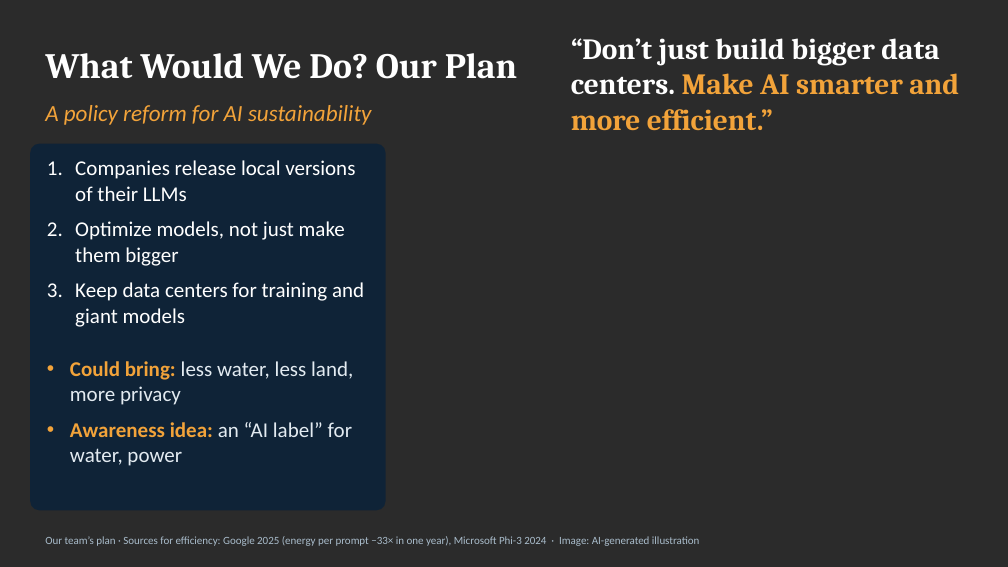
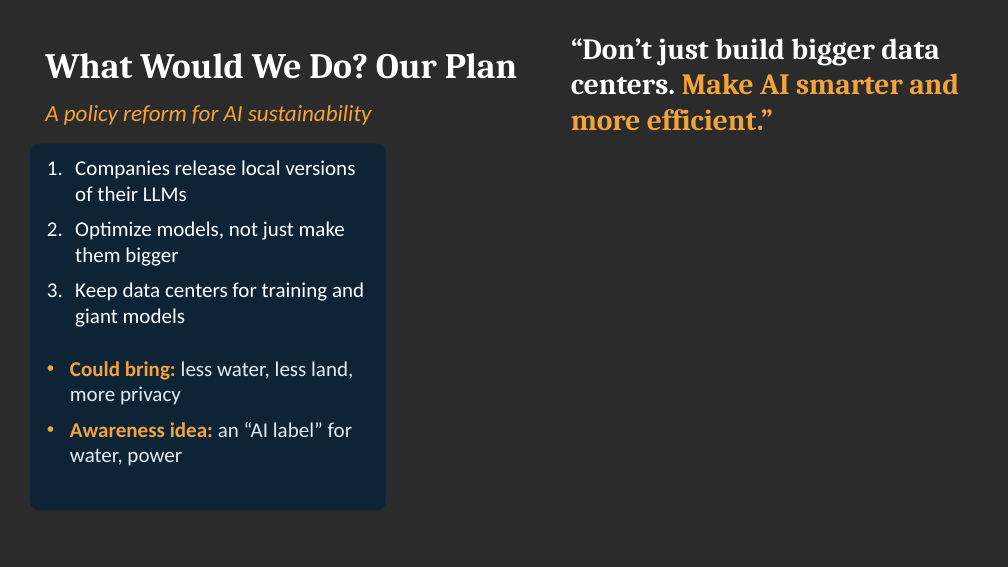
Before and after one commit to dekelelely/dekel12, a slide deck: slide 6 of ai-water-deck.pptx. Drawn at 1008x567 pixels with LibreOffice and Linux fonts; fonts in the diff are those of the drawing; background and template pictures are left out; a plain dark background stands for a picture behind light text. Boxes give left, top, right and bottom in pixels: in the first picture for what was removed or moved away, otherwise in the second. Text is boxed around its words. In the diff, an @@ line names an element or a change of style, - is before the commit and + after.

```diff
--- a/ai-water-deck.pptx
+++ b/ai-water-deck.pptx
@@ text removed at bbox=[45, 536, 700, 546] @@
-Our team’s plan · Sources for efficiency: Google 2025 (energy per prompt −33× in one year), Microsoft Phi-3 2024 · Image: AI-generated illustration
```
Also in this commit, not shown: 5 other slides changed, 3 other files.
